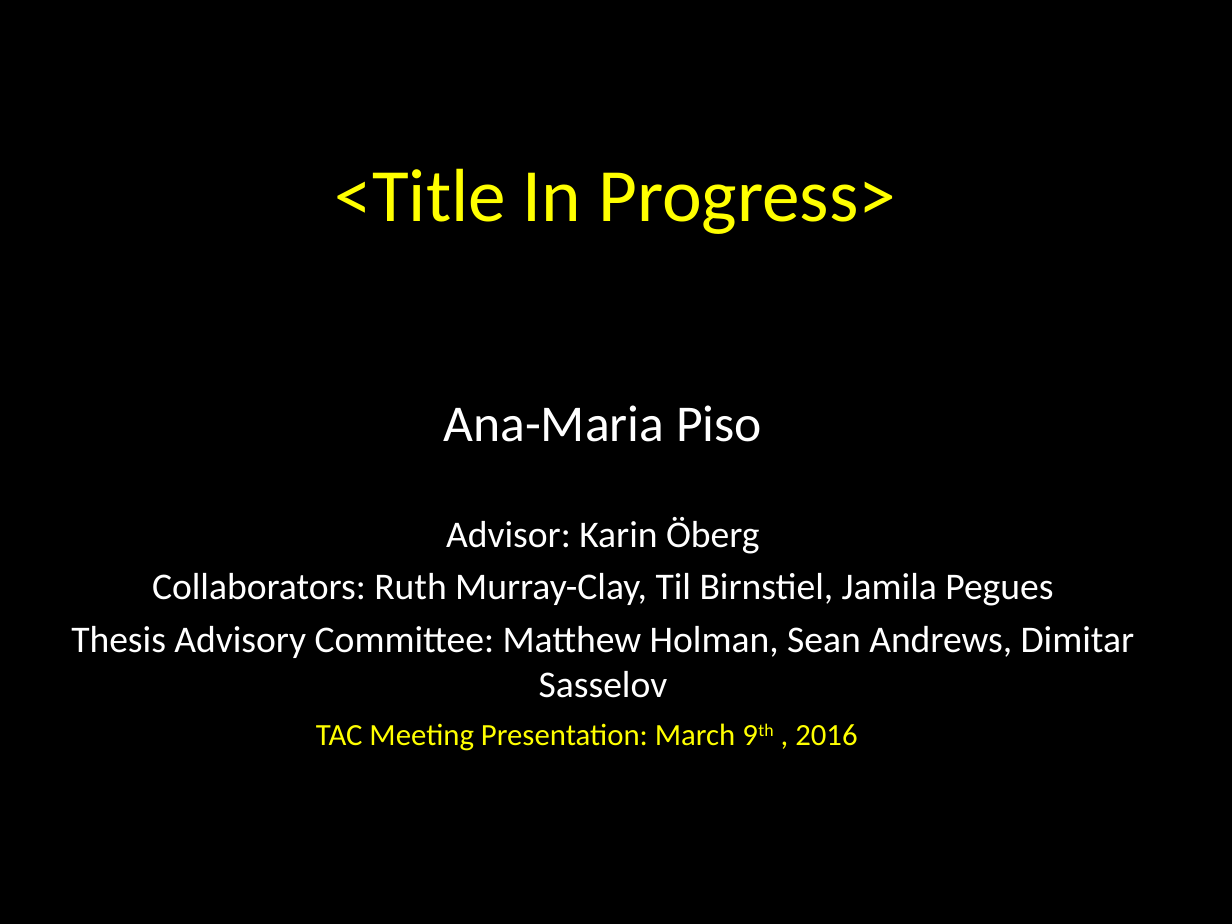
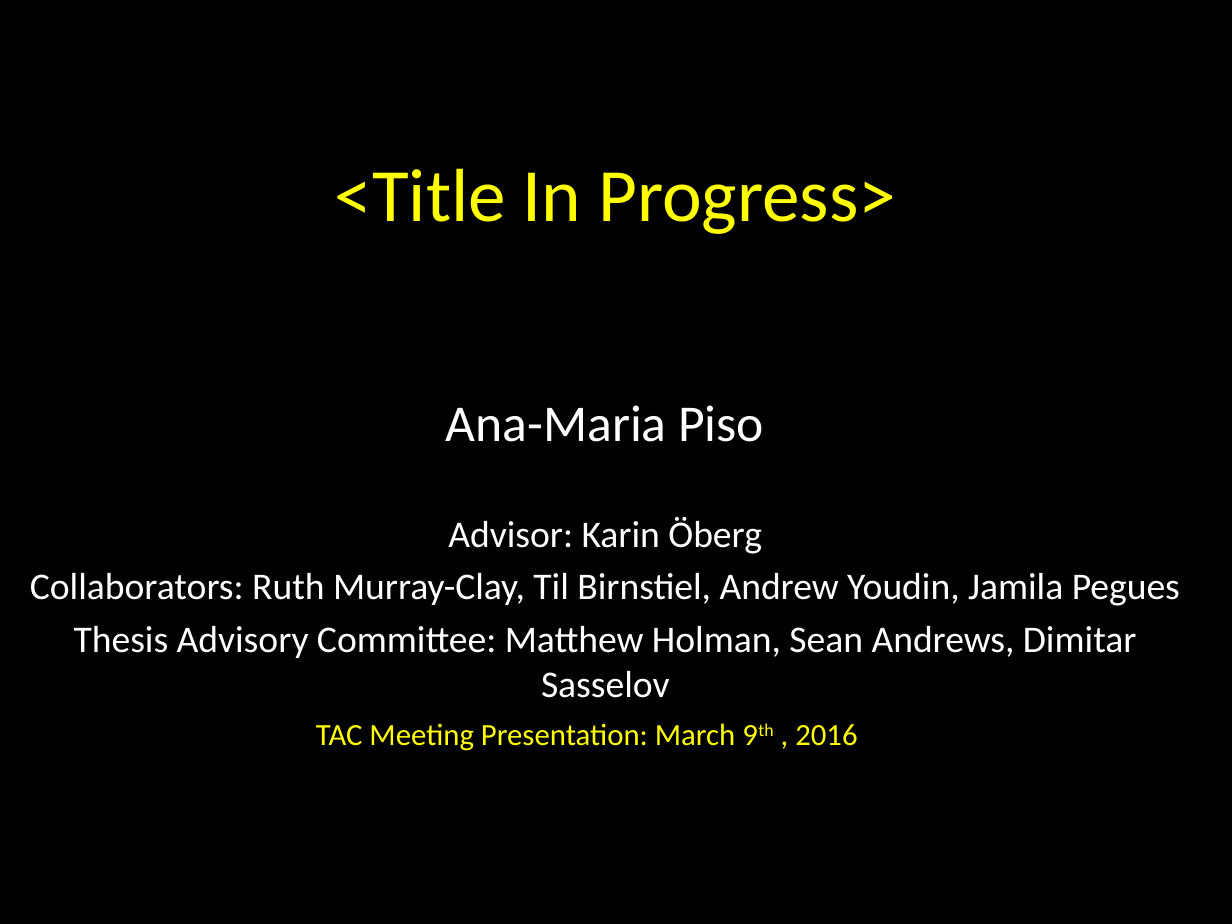
Before and after one commit to apiso/Thesis, a slide deck: slide 1 of slides/TAC_meeting_talk_3.pptx. Drawn at 1232x924 pixels with LibreOffice and Linux fonts; fonts in the diff are those of the drawing. Boxes give left, top, right and bottom in pixels: in the first picture for what was removed or moved away, otherwise in the second. Text is boxed around its words. In the diff, an @@ line names an element or a change of style, - is before the commit and + after.

Commit message:
update

```diff
--- a/slides/TAC_meeting_talk_3.pptx
+++ b/slides/TAC_meeting_talk_3.pptx
@@ subtitle "Ana-Maria Piso" moved from (x1=71, y1=405, x2=1135, y2=658) to (x1=30, y1=405, x2=1180, y2=658) @@
@@ subtitle at (x1=30, y1=573, x2=1180, y2=606): text changed @@
-Collaborators: Ruth Murray-Clay, Til Birnstiel, Jamila Pegues
+Collaborators: Ruth Murray-Clay, Til Birnstiel, Andrew Youdin, Jamila Pegues
```
